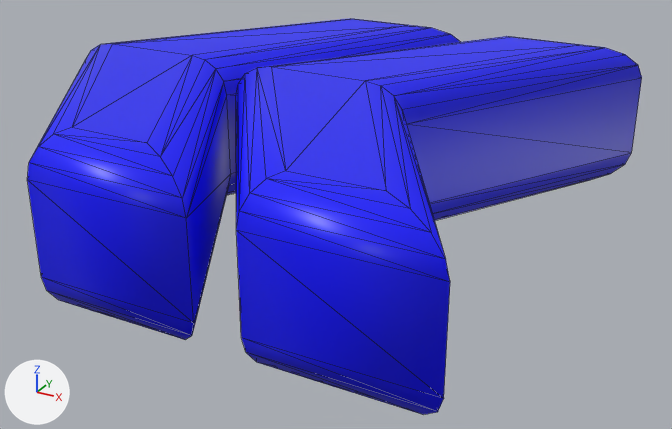
Renders of the glTF model 3dWords/fonts/glb/171.glb from each side of a commit.
One viewpoint serves both versions: a 50 mm camera at (1.055, -0.67, 0.436) aimed at (0.482, 0.372, -0.085). The axes (+X, +Y, +Z) are drawn at lower left. The lights are the same throughout. Mesh edges are drawn as thin lines. Vertices at the same position are counted once.

Names of what the first picture shows: 'texto'.
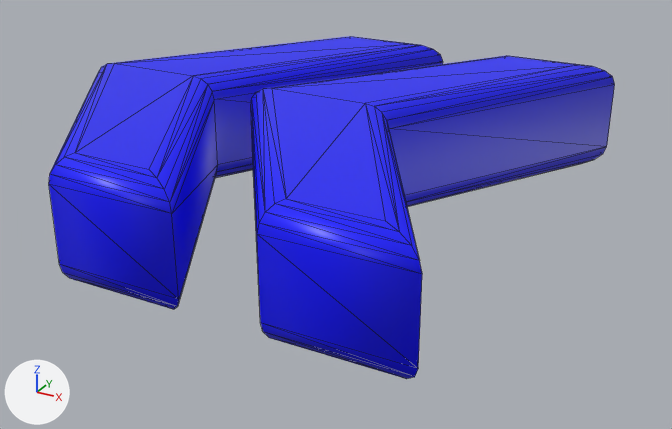
Pixel boxes (x1, y1, x2, y2) of what changed, in the pictures (672 x 429 px):
```json
{"object": "texto", "change": "reshaped", "before": [27, 19, 642, 415], "after": [49, 36, 615, 379], "on screen": "8% narrower, 13% shorter"}
{"part": 1, "of": "me_texto_104", "change": "rebuilt", "before": [27, 19, 460, 340], "after": [49, 36, 443, 309], "on screen": "9% narrower, 15% shorter"}
{"part": 2, "of": "me_texto_104", "change": "rebuilt", "before": [236, 36, 642, 415], "after": [251, 56, 615, 379], "on screen": "10% narrower, 15% shorter"}
```

The change, as JSON lines over the scene's bpy script:
```json
{"block": "me_texto_104", "where": "# used by ob_texto; location = (0.0, 0.0, 0.0)"}
{"op": "remove", "block": "me_texto_104", "code": "me_texto_104.from_pydata(...)  # 120 vertices, 232 faces; spans x 0.035..0.797, y 0.002..0.756, z -0.11..0.11"}
{"op": "add", "block": "me_texto_104", "code": "me_texto_104.from_pydata(...)  # 120 vertices, 232 faces; spans x 0.059..0.763, y 0.022..0.736, z -0.08..0.08"}
{"block": "me_texto_104", "change": "me_texto_104 part 1: the loose piece of 60 vertices spanning x 0.035..0.517, y 0.002..0.756, z -0.11..0.11 is rebuilt with 60 vertices and now spans x 0.059..0.483, y 0.022..0.736, z -0.08..0.08"}
{"block": "me_texto_104", "change": "me_texto_104 part 2: the loose piece of 60 vertices spanning x 0.317..0.797, y 0.002..0.756, z -0.11..0.11 is rebuilt with 60 vertices and now spans x 0.341..0.763, y 0.022..0.736, z -0.08..0.08"}
```
